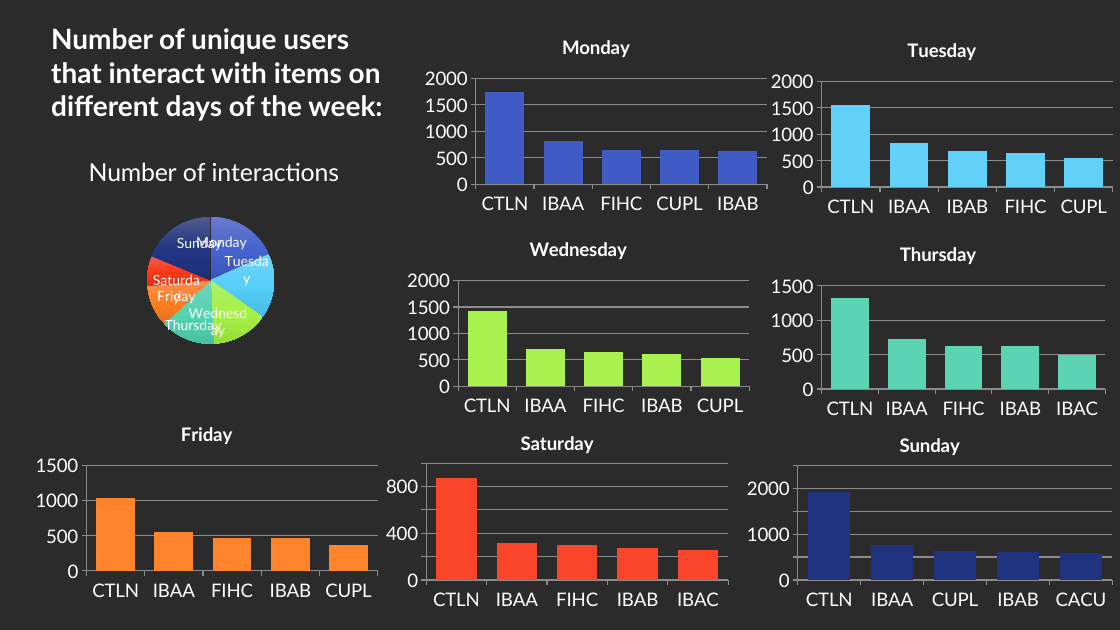
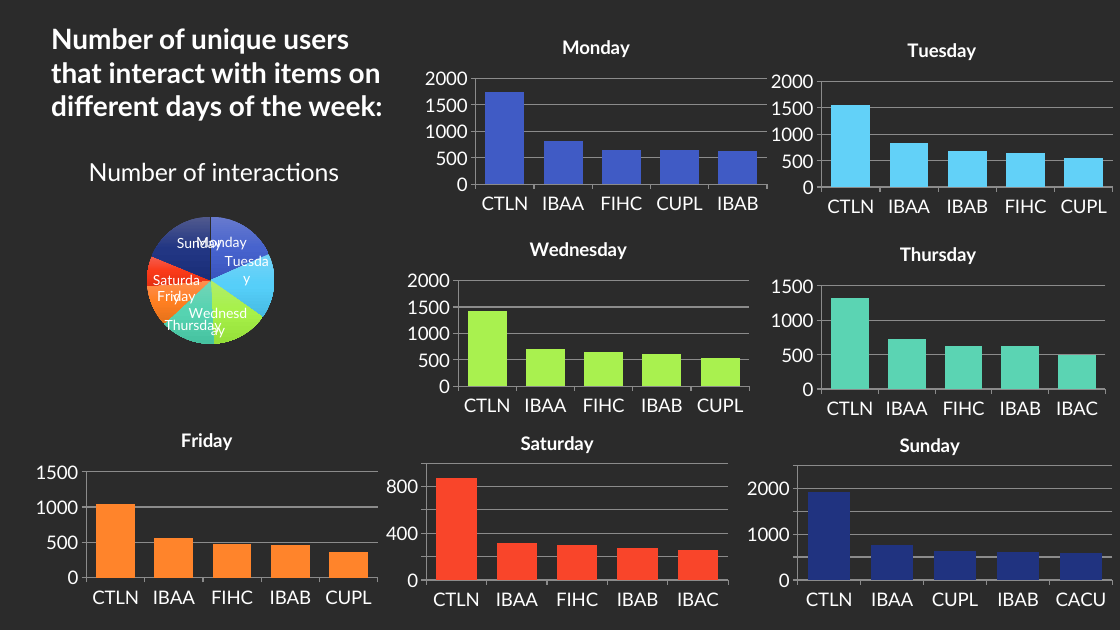
Before and after one commit to lizesteyn/FNBdataquest, a slide deck: slide 13 of Presentation1bkp.pptx (slide 14 before the commit). Drawn at 1120x630 pixels with LibreOffice and Linux fonts; fonts in the diff are those of the drawing; background and template pictures are left out; a plain dark background stands for a picture behind light text. Boxes give left, top, right and bottom in pixels: in the first picture for what was removed or moved away, otherwise in the second. Text is boxed around its words. In the diff, an @@ line names an element or a change of style, - is before the commit and + after.

```diff
--- a/Presentation1bkp.pptx
+++ b/Presentation1bkp.pptx
@@ column chart: place and size @@
-column chart at (29, 409, 385, 606)
+column chart at (29, 416, 385, 613)
```
Also in this commit, not shown: 3 other slides changed, 2 slides removed.
